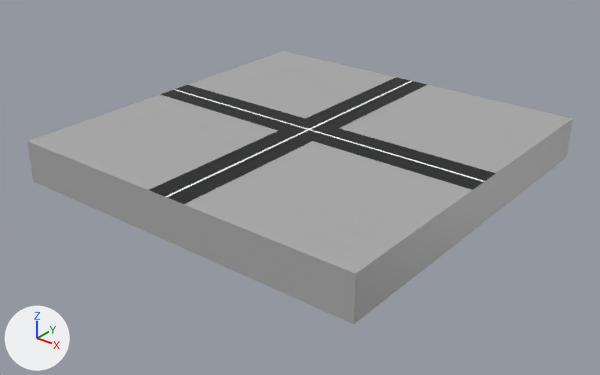
Before and after pictures for a commit that changed the FBX model Assets/Models/TILE X.fbx.
The view is the same before and after, from a 50 mm camera at (22.1, -51.0, 15.4) aimed at (0.2, -23.6, -1.6). The lights are fixed; the arrows at lower left show +X, +Y and +Z.

The older version as bpy lines, for what is in view:
```python
mat_material = principled_material('Material')
mat_material.base_color = (0.411, 0.411, 0.411)  # grey #acacac
mat_material.roughness = 0.4
mat_material_001 = principled_material('Material.001')
mat_material_001.base_color = (1.0, 1.0, 1.0)  # white #ffffff
mat_material_002 = principled_material('Material.002')
mat_material_002.base_color = (0.00364, 0.00364, 0.00364)  # black #0c0c0c
me_cube = bpy.data.meshes.new('Cube')
me_cube.from_pydata(...)  # 44 vertices, 38 faces; spans x -9.0..9.0, y -31.7..-13.7, z -1.0..1.0
# faces by material slot: [25, 5, 8]
me_cube.materials.append(mat_material)  # grey #acacac
me_cube.materials.append(mat_material_001)  # white #ffffff
me_cube.materials.append(mat_material_002)  # black #0c0c0c
ob_cube = bpy.data.objects.new('Cube', me_cube)
ob_cube.location = (0.0, 0.0, 0.0)
```
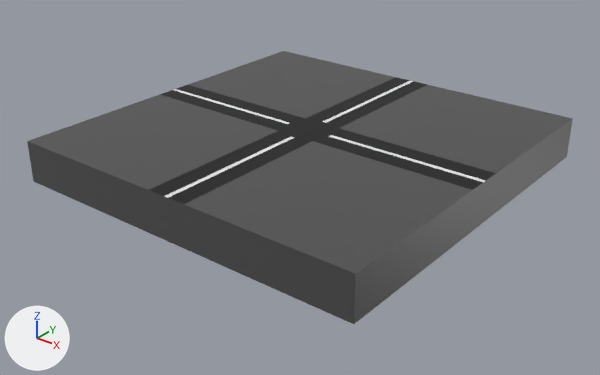
The newer file is also turned or shifted as a whole; pictures and numbers use the older file's frame.

Where the change shows, as pixel boxes (x1, y1, x2, y2) in the pictures (600 x 375 px):
'Cube', recoloured
    both: (27, 51, 573, 324)
part 1 of me_cube, built on
    both: (149, 77, 496, 204)

Edits to the bpy script that builds the scene:
```text
Change mat_material:
    mat_material.base_color: (0.411, 0.411, 0.411) -> (0.0766, 0.0766, 0.0766)  # grey #acacac -> dark grey #4e4e4e
Change mat_material_001:
    mat_material_001.base_color: (1.0, 1.0, 1.0) -> (0.0, 0.0, 0.0)  # white #ffffff -> black #000000
Change mat_material_002:
    mat_material_002.base_color: (0.00364, 0.00364, 0.00364) -> (0.8, 0.8, 0.8)  # black #0c0c0c -> white #e7e7e7
Change me_cube:
    used by ob_cube; location = (0.0, 0.0, 0.0)
    remove me_cube.from_pydata(...)  # 44 vertices, 38 faces; spans x -9.0..9.0, y -31.7..-13.7, z -1.0..1.0
    add me_cube.from_pydata(...)  # 52 vertices, 46 faces; spans x -9.0..9.0, y -31.7..-13.7, z -1.0..1.0
    me_cube part 1
    4 vertices are removed from x -0.1..0.1, y -22.8..-22.6, z 1.0
    13 faces are deleted
    12 vertices are added at x -1.2..1.2, y -23.9..-21.5, z 1.0
    4 new faces join them, mat_material_002 (white #e7e7e7)
    17 new faces join them, mat_material_001 (black #000000)
```
